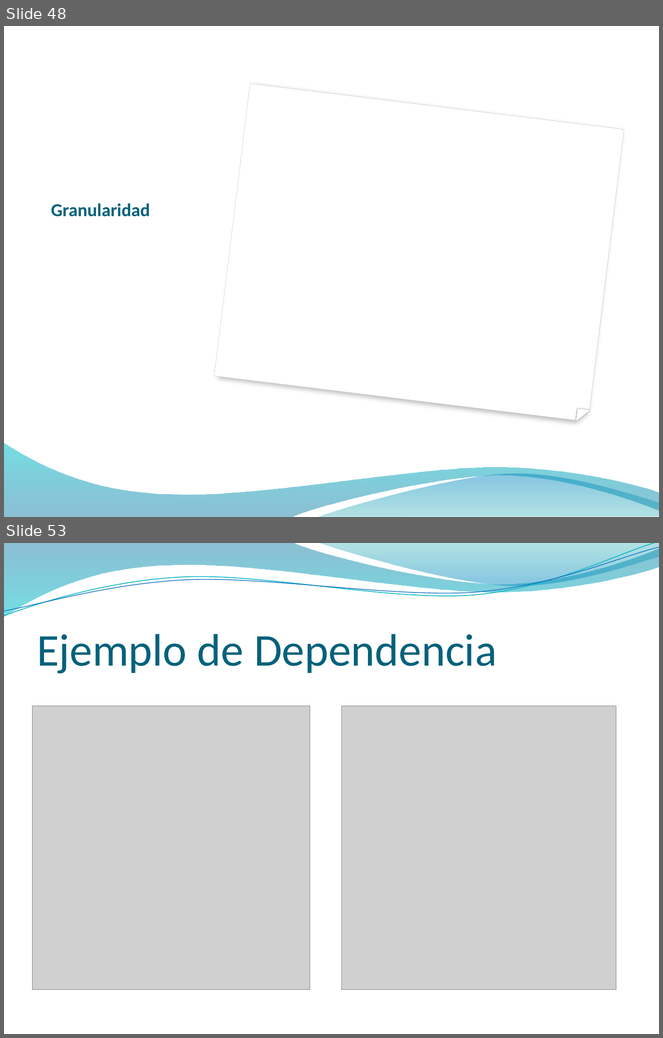
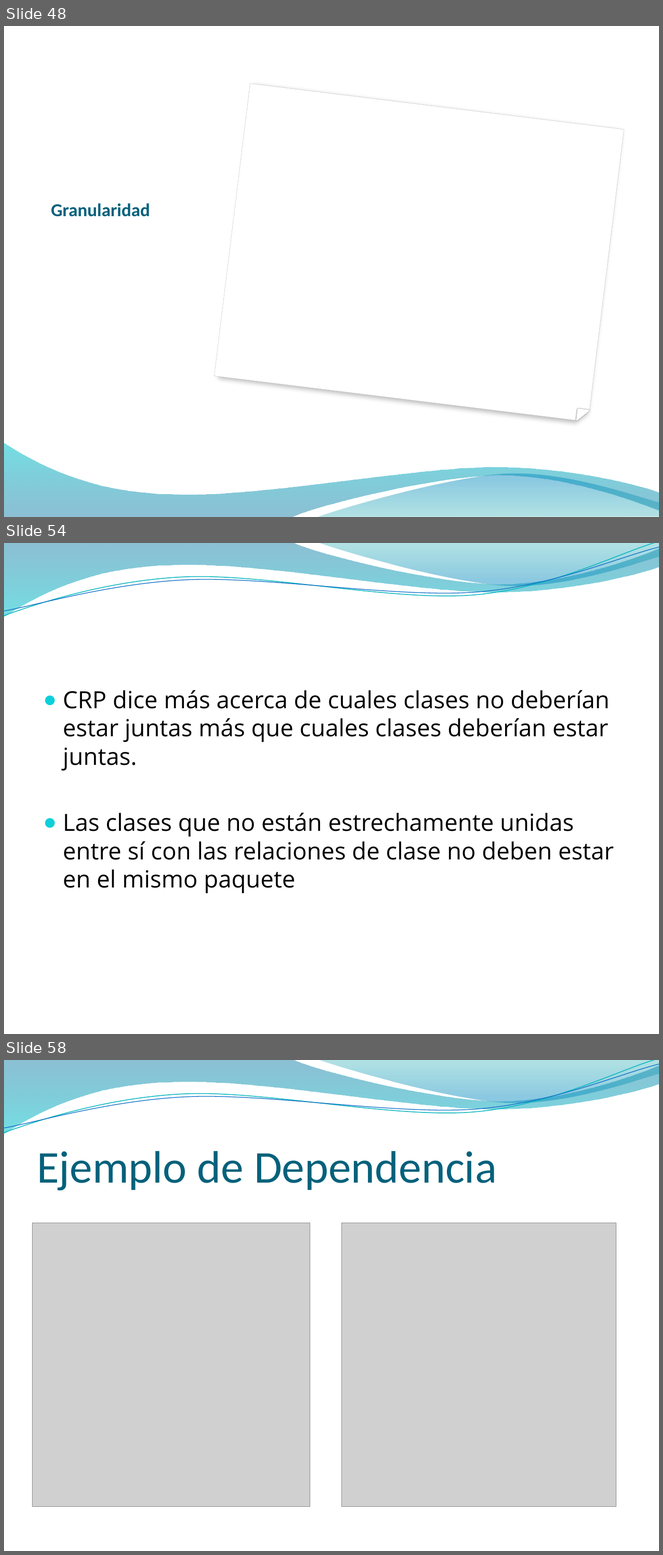
Before and after one commit to vvalotto/MiRepositorio, a slide deck: Disenio de Software/Principios OO/Presentaciones/Principios de Diseño OO.pptx. Shown one above the other, each under a label of ours: slides 48 and 53 before the commit, slides 48, 54 and 58 after it; the slides between them are not shown. The pictures are 663x1038 and 663x1555 pixels, drawn with LibreOffice and Linux fonts; fonts in the diff are those of the drawing; grey boxes stand for pictures; background and template pictures are left out. Boxes give left, top, right and bottom in pixels: in the first picture for what was removed or moved away, otherwise in the second. Text is boxed around its words. In the diff, an @@ line names an element or a change of style, - is before the commit and + after.

Commit message:
Modelado de Paquetes

```diff
--- a/Disenio de Software/Principios OO/Presentaciones/Principios de Diseño OO.pptx
+++ b/Disenio de Software/Principios OO/Presentaciones/Principios de Diseño OO.pptx
@@ slide 54 added at [4,543,659,1034], background picture (left out); not listed: 4 template elements that a slide beside it also shows @@
@@ text added at [63,690,614,893], 26 pt, text #000000 @@
+● CRP dice más acerca de cuales clases no deberían estar juntas más que cuales clases deberían estar juntas.
+● Las clases que no están estrechamente unidas entre sí con las relaciones de clase no deben estar en el mismo paquete
@@ what was slide 53 is now slide 58 @@
```
Also in this commit, not shown: 39 slides changed, 4 other slides added, 2 other files.
